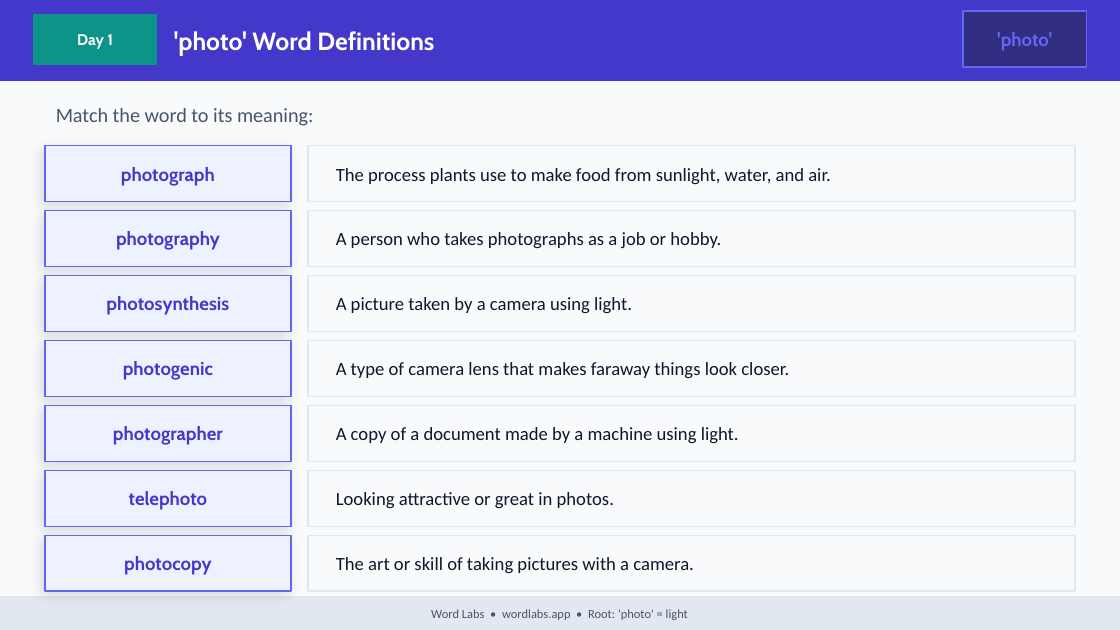
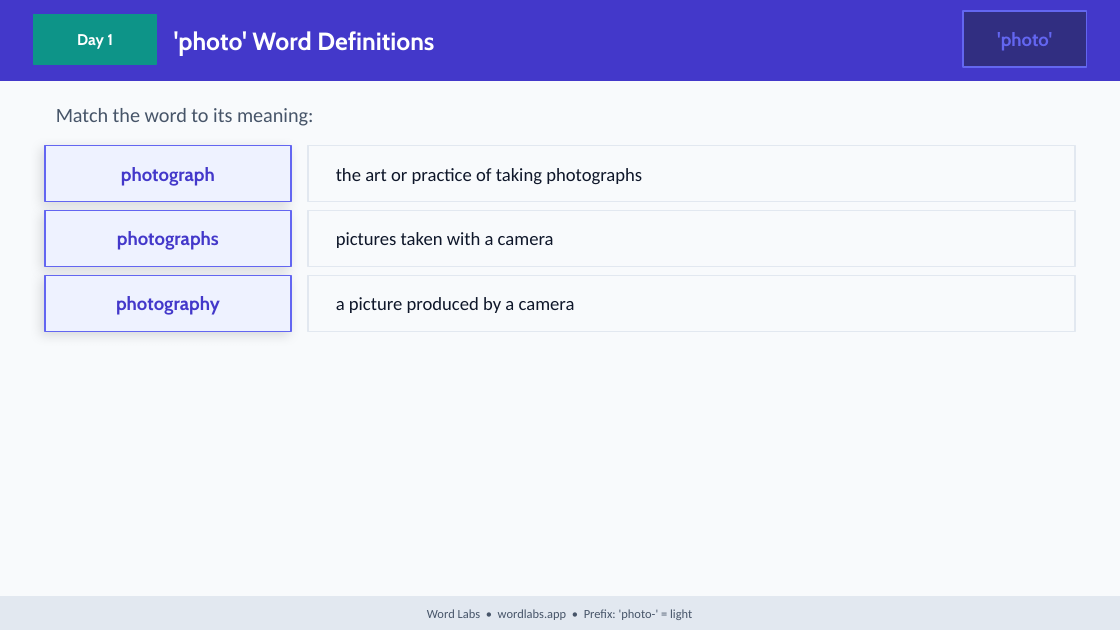
Before and after one commit to NickD135/morphology-builder, a slide deck: slide 8 of output/wordlabs-photo-3day.pptx. Drawn at 1120x630 pixels with LibreOffice and Linux fonts; fonts in the diff are those of the drawing. Boxes give left, top, right and bottom in pixels: in the first picture for what was removed or moved away, otherwise in the second. Text is boxed around its words. In the diff, an @@ line names an element or a change of style, - is before the commit and + after.

Commit message:
fix(deck-accuracy): type-override combining forms (tele/photo/chrono/horo as prefixes), skip non-morpheme 'remove'
tele(22)/photo(8)/chrono(6)/horo(3) were real prefixes mislisted as base decks — building them
as prefix content (keeping base filenames) generates them from existing words, zero new content.
remove=re+move is not a morpheme; skipped. 4 decks reclaimed free.

```diff
--- a/output/wordlabs-photo-3day.pptx
+++ b/output/wordlabs-photo-3day.pptx
@@ text at [336,168,642,185]: text changed @@
-The process plants use to make food from sunlight, water, and air.
+the art or practice of taking photographs
@@ text added at [117,231,219,250], 12 pt, text #4338CA, bold @@
+photographs
@@ text at [336,232,554,248]: text changed @@
-A person who takes photographs as a job or hobby.
+pictures taken with a camera
@@ text "photography": place and size @@
-text "photography" at [116,231,220,250]
+text "photography" at [116,296,220,315]
@@ text removed at [106,296,229,315] @@
-photosynthesis
@@ text at [336,297,575,313]: text changed @@
-A picture taken by a camera using light.
+a picture produced by a camera
@@ rectangle removed at [45,340,291,396] @@
@@ rectangle removed at [308,340,1075,396] @@
@@ text removed at [123,361,213,380] @@
-photogenic
@@ text removed at [336,362,789,379] @@
-A type of camera lens that makes faraway things look closer.
@@ rectangle removed at [45,405,291,461] @@
@@ rectangle removed at [308,405,1075,461] @@
@@ text removed at [113,426,223,445] @@
-photographer
@@ text removed at [336,427,739,444] @@
-A copy of a document made by a machine using light.
@@ rectangle removed at [45,470,291,526] @@
@@ rectangle removed at [308,470,1075,526] @@
@@ text removed at [129,491,208,510] @@
-telephoto
@@ text removed at [336,492,614,508] @@
-Looking attractive or great in photos.
@@ rectangle removed at [45,535,291,591] @@
@@ rectangle removed at [308,535,1075,591] @@
@@ text removed at [124,556,211,575] @@
-photocopy
@@ text removed at [336,557,694,573] @@
-The art or skill of taking pictures with a camera.
@@ text at [427,609,692,620]: text changed @@
-Word Labs • wordlabs.app • Root: 'photo' = light
+Word Labs • wordlabs.app • Prefix: 'photo-' = light
```
Also in this commit, not shown: 34 other slides changed, 6 other files.
